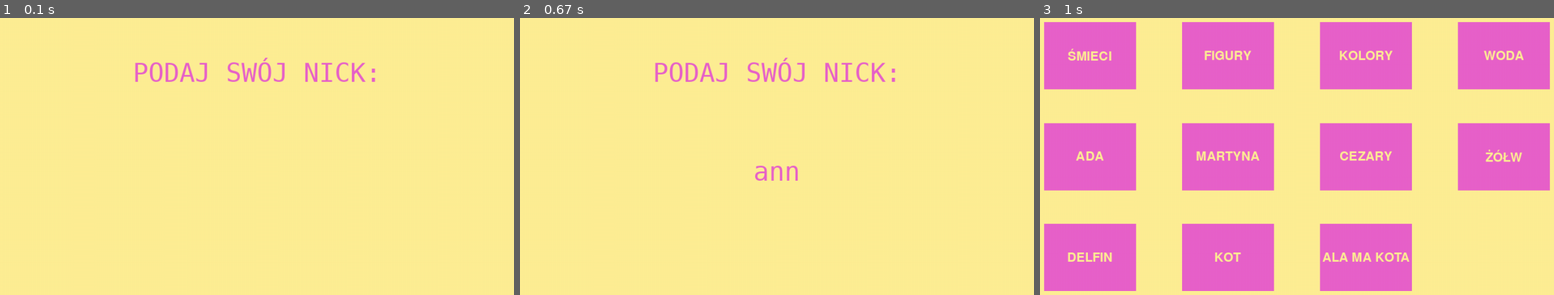
Above: before the commit, frames 1-3 (left to right).
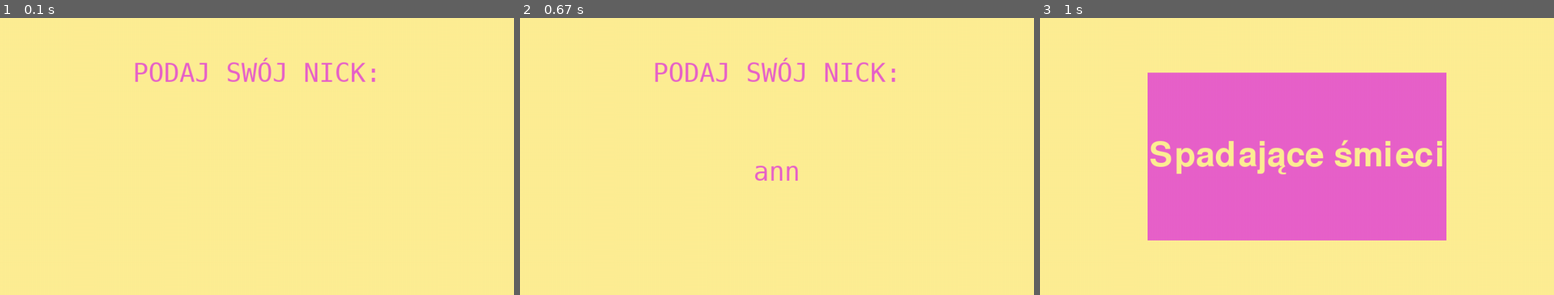
Above: after the commit, the same moments.

Repository: PaziewskiCezary/EMGgame
Game: pygame game, started from app.py
The game is run twice, just before and just after one commit, with the same random seed, the same clock (stepped at 60 frames per second) and the same inputs.
Inputs (mouse positions are in pixels of both pictures, inside the frame that each line leads up to):
- Up to frame 1 (0.1 s): no input
- Up to frame 2 (0.67 s): type "ann" at 0.33 s
- Up to frame 3 (1 s): tap Enter at 0.67 s; click (1297, 206) at 0.93 s

Frames 1-2 are identical in both runs. In frame 3, 58% of the frame differs, in the area x 0-100%, y 1-99%.

Commit message:
auto finding games

Diff:
--- a/app.py
+++ b/app.py
@@ -52,14 +52,12 @@
 
     player = Player(screen_properties=screen_properties, use_keyboard=args.use_keyboard, app=app)
 
-    name_game = game_chooser.choose_game(screen_properties=screen_properties, kill_game=player.kill)
-    print("name_game ", name_game)
+    game = game_chooser.choose_game(screen_properties=screen_properties, kill_game=player.kill)
 
-    if name_game == "ŚMIECI":
-        game = Trash(
-            app,
-            full_screen=args.full_screen,
-            player=player)
+    game = game(
+        app,
+        full_screen=args.full_screen,
+        player=player)
     game.menu()
 
     if args.use_amplifier:
--- a/emg_games/backbones/__init__.py
+++ b/emg_games/backbones/__init__.py
@@ -1,2 +1,3 @@
 from emg_games.backbones.projectile import Projectile
 from emg_games.backbones.target import Target
+from emg_games.backbones.abstract_game import AbstractGame
--- a/emg_games/games/__init__.py
+++ b/emg_games/games/__init__.py
@@ -1,5 +1,7 @@
 # from .abstract_game import AbstractGame
 from .player import Player
 from .calibration import Calibration
+from .trash import Trash as Thrash
+
 
 __all__ = ('Player')
--- a/emg_games/games/trash.py
+++ b/emg_games/games/trash.py
@@ -14,6 +14,7 @@
 
 
 class Trash(AbstractGame):
+    game_name = 'Spadające śmieci'
 
     def __init__(self, app, full_screen, player):
 
@@ -31,8 +32,6 @@
                                     img_path=projectile_path, projectile_type=projectile_type)
 
             self._projectiles.append(projectile)
-
-        self._game_name = 'Falling trash'
 
     def _set_targets(self):
         number_of_targets = len(self._targets)
--- a/emg_games/gui/scenes/game_chooser.py
+++ b/emg_games/gui/scenes/game_chooser.py
@@ -1,12 +1,20 @@
-import pygame
+import inspect
 import math
 
+import pygame
+
+import emg_games.games as games
+
+from emg_games.gui.components import palette
 from emg_games.gui.components.button import Button
-from emg_games.gui.components import palette
+from emg_games.backbones import AbstractGame
+
 
 list_of_games = ["ŚMIECI", "FIGURY", "KOLORY", "WODA", "ADA", "MARTYNA", "CEZARY", "ŻÓŁW", "DELFIN", "KOT",
                  "ALA MA KOTA"]
+list_of_games = [obj for name, obj in inspect.getmembers(games, inspect.isclass) if issubclass(obj, AbstractGame)]
 
+print(list_of_games)
 
 def get_game_name(index):
     return list_of_games[index]
@@ -41,9 +49,10 @@
 
     final_font_size = 200
 
+    # make this a function
     for game in list_of_games:
         for font_size in range(final_font_size, 0, -1):
-            text_width, _ = pygame.font.SysFont(font_style, font_size).size(game)
+            text_width, _ = pygame.font.SysFont(font_style, font_size).size(game.game_name)
             if text_width < button_width:
                 final_font_size = font_size
                 break
@@ -56,7 +65,7 @@
             index = i * number_of_columns + j
             if index >= len(list_of_games):
                 break
-            game_button = Button(screen, list_of_games[index], [x_position, y_position], button_dimension,
+            game_button = Button(screen, list_of_games[index].game_name, [x_position, y_position], button_dimension,
                                  palette.PINK_RGB, palette.YELLOW_RGB, lambda idx=index: get_game_name(idx),
                                  final_font_size)
             game_buttons.append(game_button)
